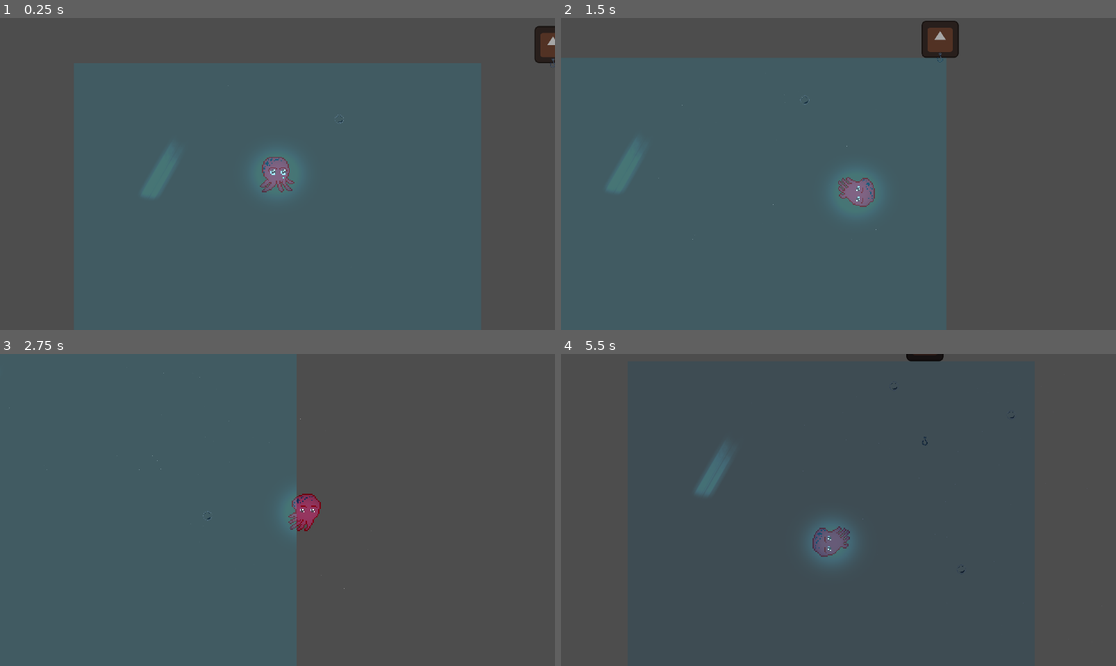
Above: before the commit, frames 1-4 (two rows, left to right).
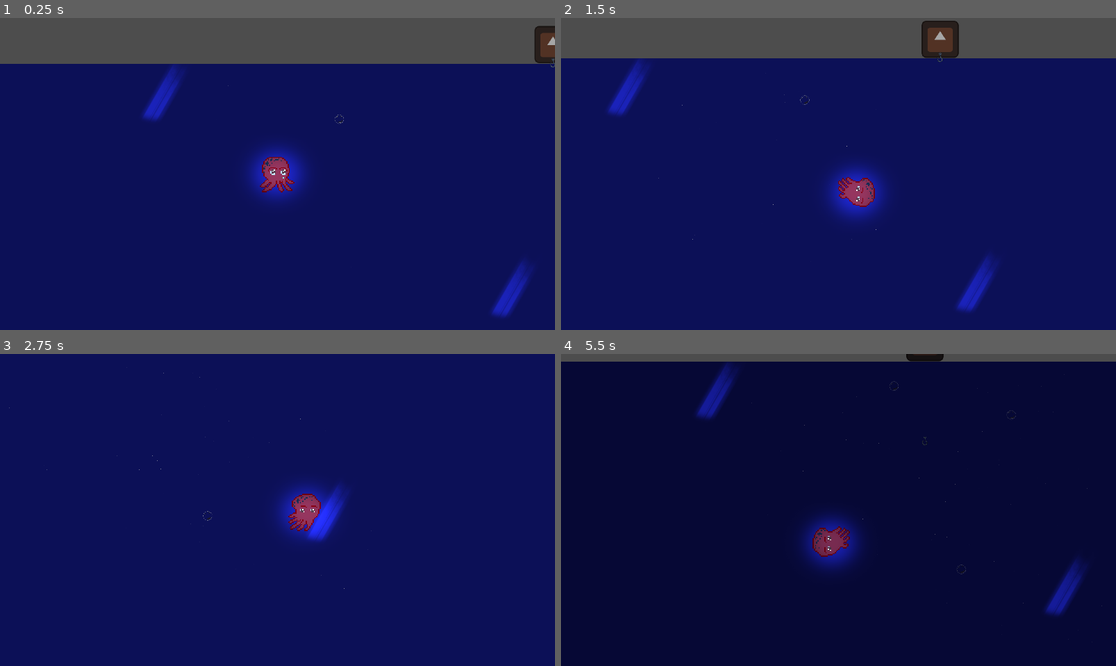
Above: after the commit, the same moments.

Repository: alfroids/tidal-storm
Game: Godot game, scene res://scenes/levels/main.tscn
The game is run twice, just before and just after one commit, with the same random seed, the same clock (stepped at 60 frames per second) and the same inputs. The engine's default icon, where the game draws it, is replaced by a stand-in: a white triangle on a blue panel in a dark square.
Inputs:
- Up to frame 1 (0.25 s): no input
- Up to frame 2 (1.5 s): hold D (move_right) 0.53-1.28 s; tap Space (dash) at 0.6, 1.35 s; hold S (move_down) from 1.28 s (still down)
- Up to frame 3 (2.75 s): release S (move_down) at 2.03 s; hold D (move_right) from 2.03 s (still down); tap Space (dash) at 2.1 s
- Up to frame 4 (5.5 s): release D (move_right) at 2.78 s; hold W (move_up) 2.78-3.53 s; tap Space (dash) every 0.75 s from 2.85 to 5.1 s; hold A (move_left) 3.53-5.03 s; hold S (move_down) from 5.03 s (still down)

The runs differ from the first frame. In frame 1, 85% of the frame differs, in the area x 0-100%, y 14-100%; in frame 2, 87%; in frame 3, 100%, in the area x 0-100%, y 0-100%; in frame 4, 98%.

Commit message:
Added a mock background (game feel?)

Diff:
--- a/scenes/levels/main.tscn
+++ b/scenes/levels/main.tscn
@@ -13,6 +13,13 @@
 _calm_timer = NodePath("CycleManager/CalmTimer")
 _storm_timer = NodePath("CycleManager/StormTimer")
 _canvas_modulate = NodePath("CanvasModulate")
+
+[node name="ColorRect" type="ColorRect" parent="."]
+offset_left = -9420.0
+offset_top = 2.0
+offset_right = 10953.0
+offset_bottom = 6708.0
+color = Color(0.0658915, 0.0858161, 0.462326, 1)
 
 [node name="Octopus" parent="." instance=ExtResource("3_eg6kt")]
 position = Vector2(0, 384)
@@ -38,6 +45,7 @@
 shape = SubResource("WorldBoundaryShape2D_hixgo")
 
 [node name="Water" type="Polygon2D" parent="."]
+visible = false
 color = Color(0.129412, 0.737255, 0.901961, 0.227451)
 polygon = PackedVector2Array(-704, 0, 704, 0, 704, 1344, -704, 1344)
 
@@ -52,12 +60,30 @@
 wait_time = 5.0
 one_shot = true
 
-[node name="SunLight" type="PointLight2D" parent="."]
-position = Vector2(-390, 369)
+[node name="CanvasModulate" type="CanvasModulate" parent="."]
+color = Color(0.0463632, 0.0430813, 0.169865, 1)
+
+[node name="LightManager" type="Node" parent="."]
+
+[node name="SunLight" type="PointLight2D" parent="LightManager"]
+position = Vector2(-1069, 110)
 texture = ExtResource("4_l32tu")
 
-[node name="CanvasModulate" type="CanvasModulate" parent="."]
-color = Color(0.0463632, 0.0430813, 0.169865, 1)
+[node name="SunLight2" type="PointLight2D" parent="LightManager"]
+position = Vector2(824, 779)
+texture = ExtResource("4_l32tu")
+
+[node name="SunLight3" type="PointLight2D" parent="LightManager"]
+position = Vector2(-2543, 965)
+texture = ExtResource("4_l32tu")
+
+[node name="SunLight4" type="PointLight2D" parent="LightManager"]
+position = Vector2(2092, 144)
+texture = ExtResource("4_l32tu")
+
+[node name="SunLight5" type="PointLight2D" parent="LightManager"]
+position = Vector2(-383, 99)
+texture = ExtResource("4_l32tu")
 
 [connection signal="timeout" from="CycleManager/CalmTimer" to="." method="_on_calm_timer_timeout"]
 [connection signal="timeout" from="CycleManager/StormTimer" to="." method="_on_storm_timer_timeout"]
